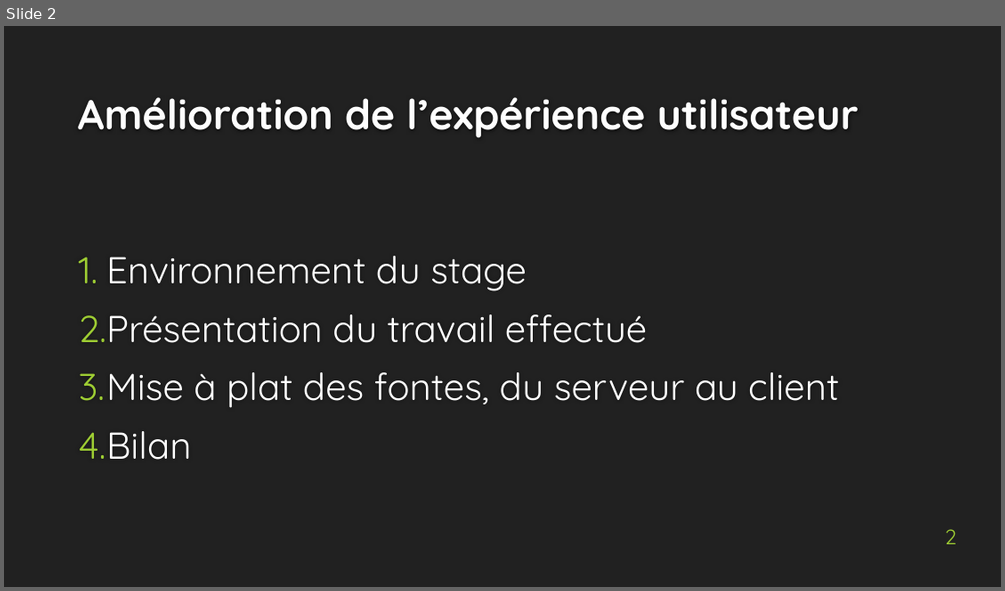
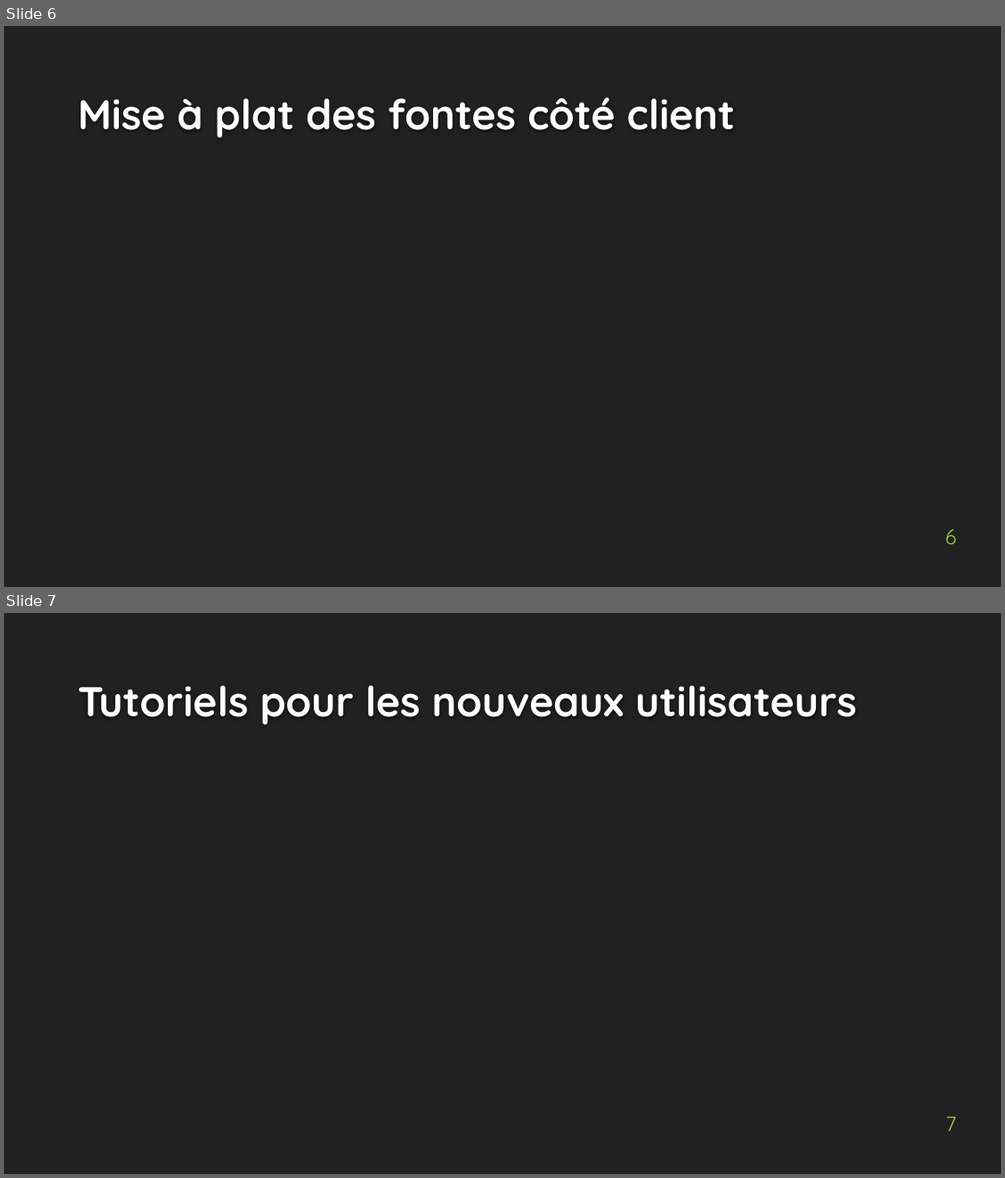
Before and after one commit to MartinBolot/Cours-IUT-Lyon1, a slide deck: Stage/Soutenance/presentation_soutenance.pptx. Shown one above the other, each under a label of ours: slide 2 before the commit, slides 6 and 7 after it. The pictures are 1005x591 and 1005x1178 pixels, drawn with LibreOffice and Linux fonts; fonts in the diff are those of the drawing; background and template pictures are left out. Boxes give left, top, right and bottom in pixels: in the first picture for what was removed or moved away, otherwise in the second. Text is boxed around its words. In the diff, an @@ line names an element or a change of style, - is before the commit and + after.

```diff
--- a/Stage/Soutenance/presentation_soutenance.pptx
+++ b/Stage/Soutenance/presentation_soutenance.pptx
@@ slide 7 added at [4,613,1001,1174], background #212121 @@
@@ title added at [78,685,857,725], 40 pt, text #FEFEFE, bold @@
+Tutoriels pour les nouveaux utilisateurs
@@ page number added at [946,1116,956,1131], 20 pt, text #9ECD33 @@
+7
@@ what was slide 2 is now slide 6 @@
@@ slide 6 changed as well @@
@@ title at [78,97,735,138]: text changed @@
-Amélioration de l’expérience utilisateur
+Mise à plat des fontes côté client
@@ text removed at [79,256,839,459] @@
-1. Environnement du stage
-2. Présentation du travail effectué
-3. Mise à plat des fontes, du serveur au client
-4. Bilan
@@ page number at [945,529,956,544]: text changed @@
-2
+6
```
Also in this commit, not shown: 1 other slide changed, 5 other slides added, 1 slide removed, 3 other files.
